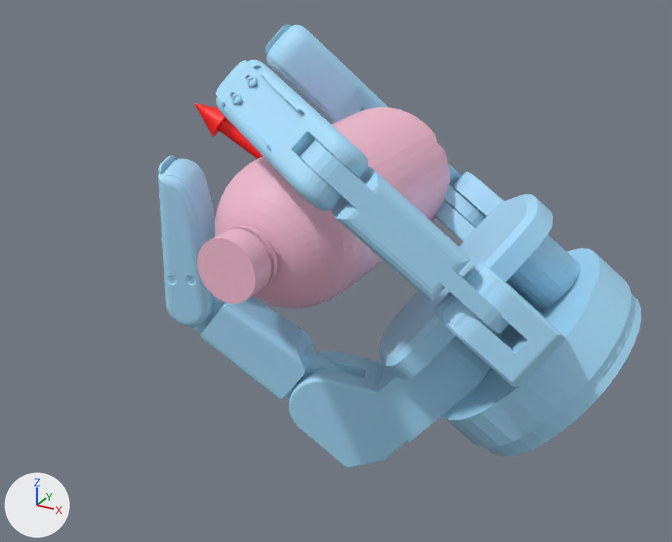
The glTF model static/assets/cond/Barrett/contactdb+water_bottle/2.glb as it was, and as the next commit left it.
Both versions are drawn from a 50 mm camera at (0.174, -0.315, 0.129) aimed at (0.016, -0.027, -0.015). The axes (+X, +Y, +Z) are drawn at lower left. The lights are the same throughout. Where no turn or scale is listed for an object, it has been applied to the vertices. Vertices at the same position are counted once.

The first picture shows 'geometry_1', 'geometry_2', 'water_bottle.stl'.
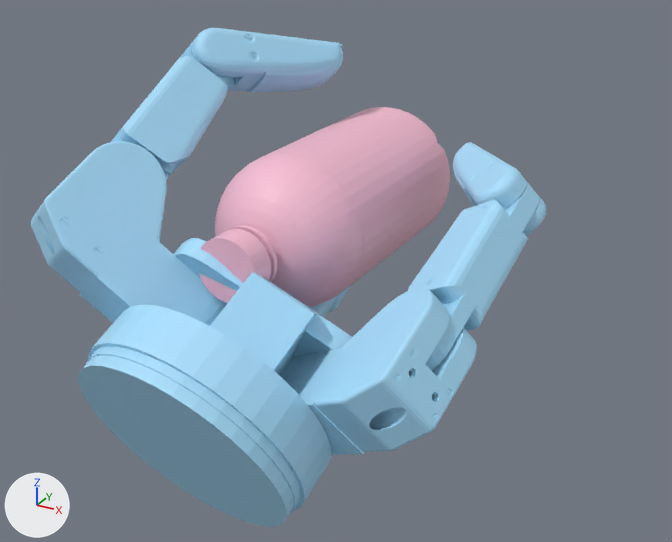
The change, as a list of edits to the scene's bpy script:
```text
Change me_geometry_1:
    used by ob_geometry_1; location = (0.0, 0.0, 0.0)
    remove me_geometry_1.from_pydata(...)  # 8696 vertices, 17330 faces; spans x -0.057..0.124, y -0.075..0.084, z -0.105..0.065
    add me_geometry_1.from_pydata(...)  # 8695 vertices, 17330 faces; spans x -0.069..0.089, y -0.128..0.074, z -0.091..0.07
    me_geometry_1 part 1: the loose piece of 347 vertices spanning x 0.023..0.124, y -0.034..0.059, z -0.092..0.011 is copied, and the copy is multiplied about its middle by the matrix ((-0.741, -0.038, -0.671), (-0.489, -0.655, 0.577), (-0.461, 0.755, 0.466)), then moved by (-0.07, -0.096, 0.002); it spans x -0.042..0.051, y -0.128..-0.041, z -0.091..0.008
    me_geometry_1 part 2: the loose piece of 449 vertices spanning x -0.054..0.022, y -0.047..-0.006, z -0.09..-0.026 is multiplied about its middle by the matrix ((0.082, 0.929, 0.361), (-0.832, -0.135, 0.538), (0.548, -0.344, 0.762)), then moved by (-0.004, 0.024, -0.003)
    me_geometry_1 part 3: the loose piece of 1647 vertices spanning x -0.057..-0.009, y 0.035..0.084, z 0.003..0.062 is multiplied about its middle by the matrix ((0.559, -0.011, 0.829), (-0.787, 0.307, 0.535), (-0.261, -0.951, 0.163)), then moved by (0.015, -0.011, -0.071)
    me_geometry_1 part 4: the loose piece of 925 vertices spanning x -0.009..0.074, y -0.035..0.011, z -0.105..-0.035 is multiplied about its middle by the matrix ((0.589, -0.6, 0.542), (-0.571, 0.166, 0.804), (-0.572, -0.783, -0.245)), then moved by (-0.067, -0.069, 0.07)
    me_geometry_1 part 5: the loose piece of 449 vertices spanning x 0.023..0.092, y -0.072..-0.024, z -0.024..0.048 is multiplied about its middle by the matrix ((-0.032, 0.899, 0.437), (-0.951, -0.162, 0.263), (0.308, -0.407, 0.86)), then moved by (-0.104, 0.001, 0.025)
    me_geometry_1 part 6: the loose piece of 1647 vertices spanning x -0.021..0.045, y -0.075..-0.033, z 0.024..0.065 is multiplied about its middle by the matrix ((-0.016, 0.907, 0.42), (-0.96, -0.132, 0.249), (0.281, -0.399, 0.873)), then moved by (-0.048, 0.06, 0.009)
    me_geometry_1 part 7: the loose piece of 925 vertices spanning x 0.021..0.099, y 0.006..0.081, z -0.045..0.004 is multiplied about its middle by the matrix ((-0.759, 0.378, -0.531), (-0.625, -0.65, 0.432), (-0.182, 0.659, 0.729)), then moved by (-0.008, -0.118, -0.011)
    me_geometry_1 part 8: the loose piece of 449 vertices spanning x -0.032..0.053, y 0.043..0.081, z -0.03..0.027 is multiplied about its middle by the matrix ((-0.421, 0.43, -0.798), (-0.906, -0.244, 0.346), (-0.046, 0.869, 0.493)), then moved by (0.062, -0.1, -0.001)
    me_geometry_1 part 9: the loose piece of 1647 vertices spanning x -0.056..-0.033, y -0.052..-0.025, z -0.045..0.023 is deleted
    me_geometry_1 part 10: the loose piece of 211 vertices spanning x 0.063..0.107, y -0.053..-0.012, z -0.044..0.004 is deleted
    me_geometry_1 part 11: 346 vertices removed from x 0.023..0.124, y -0.034..0.059, z -0.092..0.011; 1646 vertices added at x 0.039..0.089, y -0.017..0.047, z 0.001..0.029
Change me_geometry_2:
    where me_geometry_2.from_pydata(...)  # 75 vertices, 144 faces; spans x -0.0563..0.0018, y -0.0181..0.0029, z -0.0025..0.039
    used by ob_geometry_2; location = (0.0, 0.0, 0.0)
    me_geometry_2 part 12: the whole mesh is multiplied about the mesh origin by the matrix ((-0.192, -0.905, -0.379), (-0.633, -0.181, 0.753), (-0.75, 0.384, -0.538))
```

Pixel boxes (x1, y1, x2, y2) of what changed, in the pictures (672 x 542 px; the box of a moved part takes in the faces that stretch with it):
'geometry_1', reshaped (7% wider, 13% taller)
    before: (158, 25, 641, 468)
    after: (31, 28, 546, 527)
'geometry_2', reshaped (not visible afterwards)
    before: (194, 103, 262, 159)
part 1 of me_geometry_1, added (blue)
    after: (78, 238, 352, 527)
part 2 of me_geometry_1, moved or reshaped
    before: (192, 295, 348, 401)
    after: (309, 296, 337, 317)
part 3 of me_geometry_1, moved or reshaped
    before: (265, 25, 388, 124)
    after: (328, 285, 352, 312)
part 4 of me_geometry_1, moved or reshaped
    before: (289, 335, 490, 468)
    after: (31, 141, 227, 326)
part 5 of me_geometry_1, moved or reshaped
    before: (300, 139, 509, 335)
    after: (111, 39, 230, 180)
part 6 of me_geometry_1, moved or reshaped
    before: (216, 60, 368, 211)
    after: (192, 28, 343, 92)
part 7 of me_geometry_1, moved or reshaped
    before: (434, 172, 581, 310)
    after: (280, 288, 477, 455)
part 8 of me_geometry_1, moved or reshaped
    before: (359, 108, 486, 228)
    after: (408, 182, 540, 371)
part 9 of me_geometry_1, deleted (blue)
    before: (158, 156, 216, 327)
part 10 of me_geometry_1, deleted (blue)
    before: (434, 262, 566, 388)
part 11 of me_geometry_1, built on
    before: (379, 194, 641, 456)
    after: (453, 142, 546, 236)
